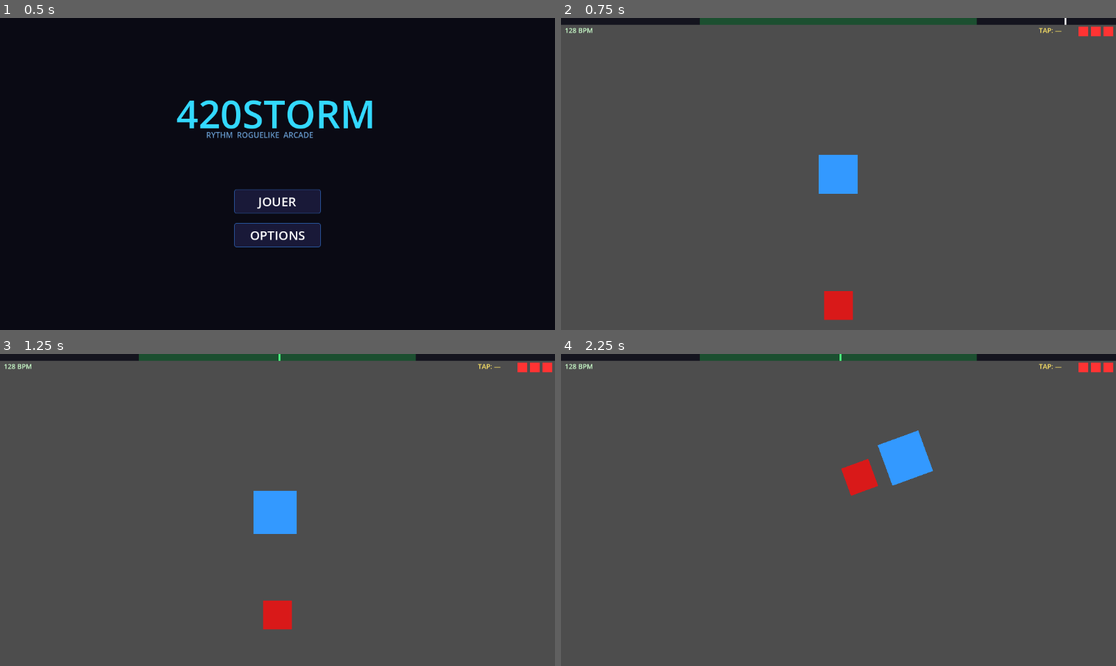
Above: before the commit, frames 1-4 (two rows, left to right).
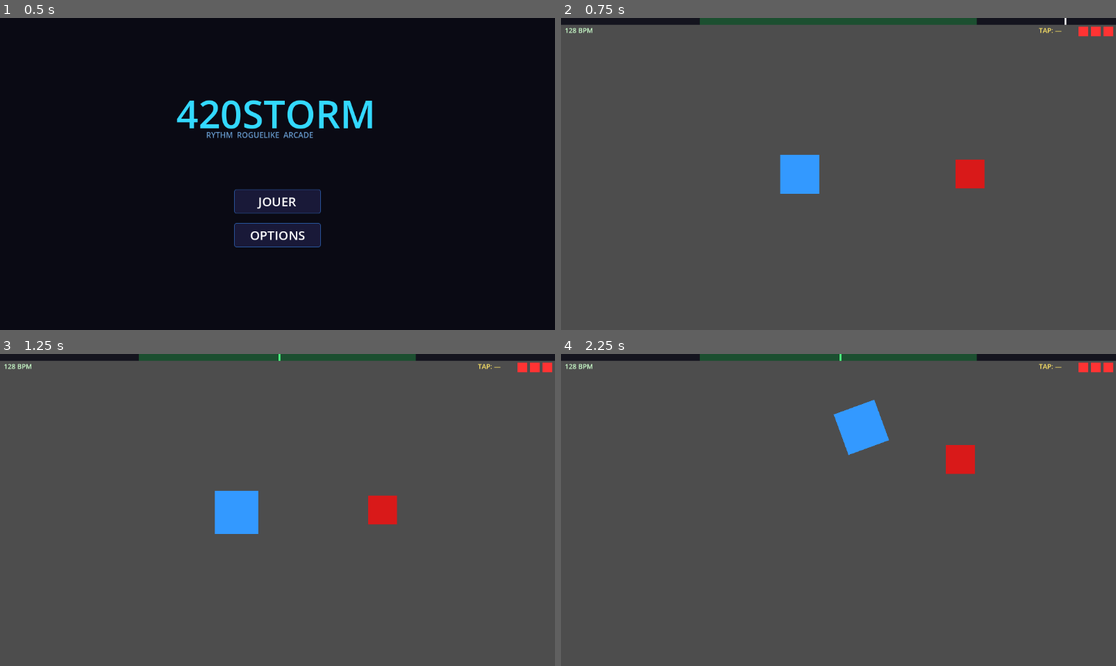
Above: after the commit, the same moments.

Repository: Telooss/420STROM
Game: Godot game, scene res://scenes/menu.tscn
The game is run twice, just before and just after one commit, with the same random seed, the same clock (stepped at 60 frames per second) and the same inputs.
Inputs (mouse positions are in pixels of both pictures, inside the frame that each line leads up to):
- Up to frame 1 (0.5 s): no input
- Up to frame 2 (0.75 s): click "JOUER" at 0.5 s
- Up to frame 3 (1.25 s): no input
- Up to frame 4 (2.25 s): tap Enter at 1.25 s; move the mouse to (960, 494) at 1.27 s; hold D 1.28-2.03 s; hold Z 1.28-2.03 s; click (960, 494) at 1.42 s; move the mouse to (727, 525) at 2.02 s; hold S from 2.03 s (still down); tap Q at 2.1 s; click (727, 525) at 2.17 s

Frame 1 is identical in both runs. In frame 2, 2.7% of the frame differs, in the area x 39-77%, y 43-97%; in frame 3, 2.9%; in frame 4, 3.2%, in the area x 49-75%, y 14-46%.

Commit message:
fix: rotation joueur isolée du world — ennemis ne tournent plus
Remplace look_at() sur le Node2D racine par une rotation du player_rect
uniquement. _world (et ses enfants) n'héritent plus de la rotation.
_aim_angle stocké pour diriger les projectiles.

Co-Authored-By: Claude Sonnet 4.6 <noreply@anthropic.com>

Diff:
--- a/scripts/beat_controller.gd
+++ b/scripts/beat_controller.gd
@@ -33,6 +33,7 @@
 var _hit_cooldown: bool = false
 var _dead: bool = false
 var _world: Node2D  # Conteneur pour ennemis + projectiles — nettoyé au reload
+var _aim_angle: float = 0.0
 
 const BASE_COLOR  := Color(0.2, 0.6, 1.0, 1)
 const THUNK_COLOR := Color(1.0, 1.0, 1.0, 1)
@@ -69,7 +70,10 @@
 	if _dead:
 		return
 	_handle_movement(delta)
-	look_at(get_global_mouse_position())
+	# On tourne uniquement le rect visuel, pas le Node2D racine
+	# (évite que _world et ses enfants héritent de la rotation)
+	_aim_angle = (get_global_mouse_position() - global_position).angle()
+	player_rect.rotation = _aim_angle
 	if not MusicManager.is_playing():
 		return
 	var phase_norm := fmod(_compensated_pos(), beat_interval) / beat_interval
@@ -173,7 +177,7 @@
 func _spawn_projectile(on_beat: bool) -> void:
 	var p := PROJECTILE_SCENE.instantiate()
 	p.on_beat = on_beat
-	p.direction = Vector2.RIGHT.rotated(rotation)
+	p.direction = Vector2.RIGHT.rotated(_aim_angle)
 	_world.add_child(p)
 	p.global_position = global_position
 	var rect := p.get_node("ColorRect") as ColorRect
